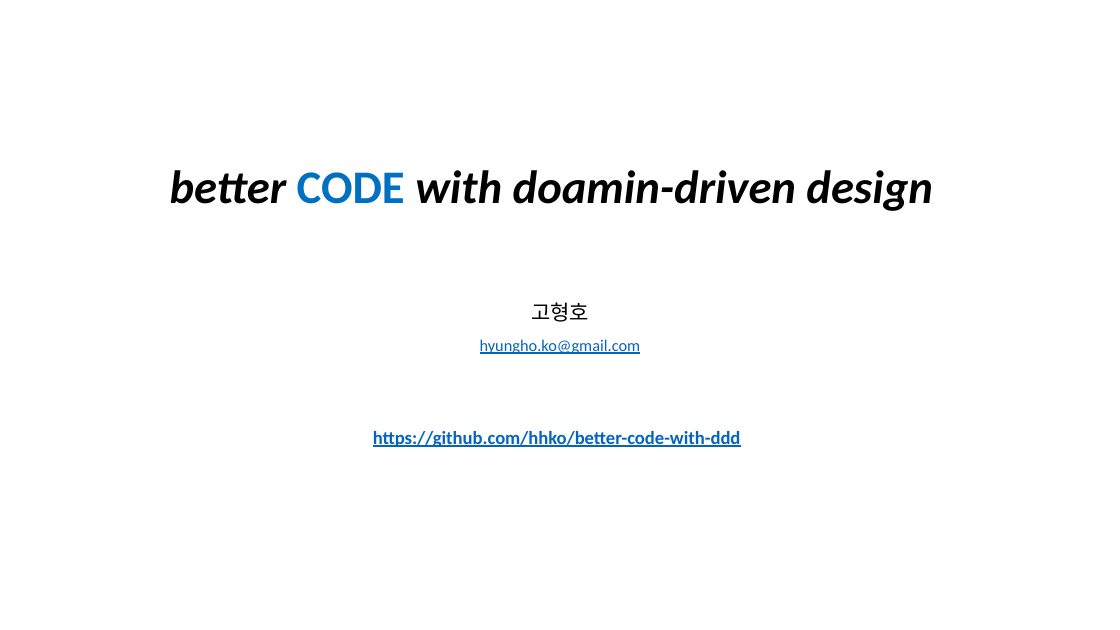
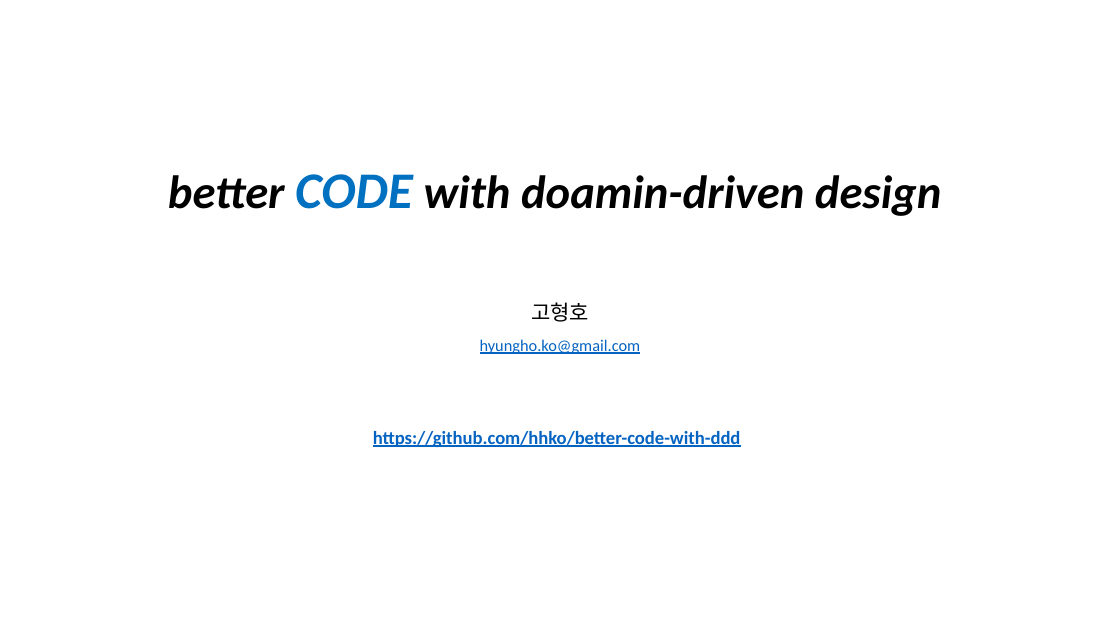
Before and after one commit to hhko/beyondcode, a slide deck: slide 1 of README.pptx. Drawn at 1120x630 pixels with LibreOffice and Linux fonts; fonts in the diff are those of the drawing. Boxes give left, top, right and bottom in pixels: in the first picture for what was removed or moved away, otherwise in the second. Text is boxed around its words. In the diff, an @@ line names an element or a change of style, - is before the commit and + after.

```diff
--- a/README.pptx
+++ b/README.pptx
@@ text "better CODE with doamin-driven design" at (168, 174, 941, 216): size 40 to 44 pt, italic on in "CODE" @@
```
Also in this commit, not shown: 2 slides added, 1 slide removed, 1 other file.
